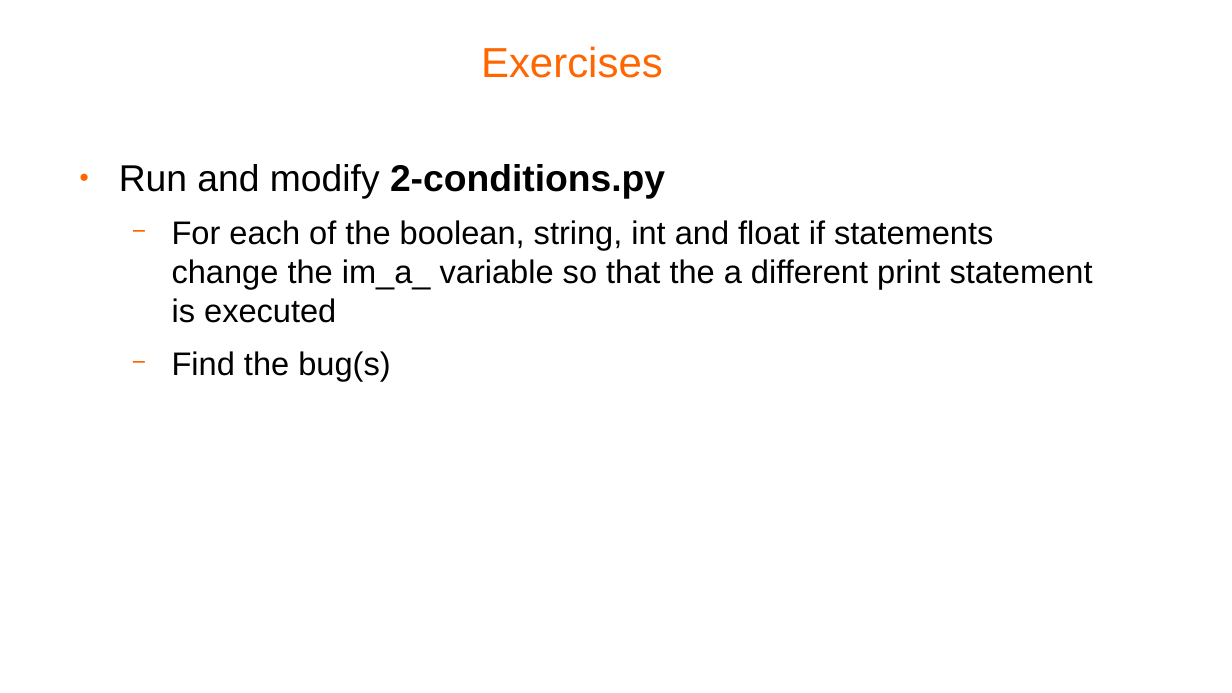
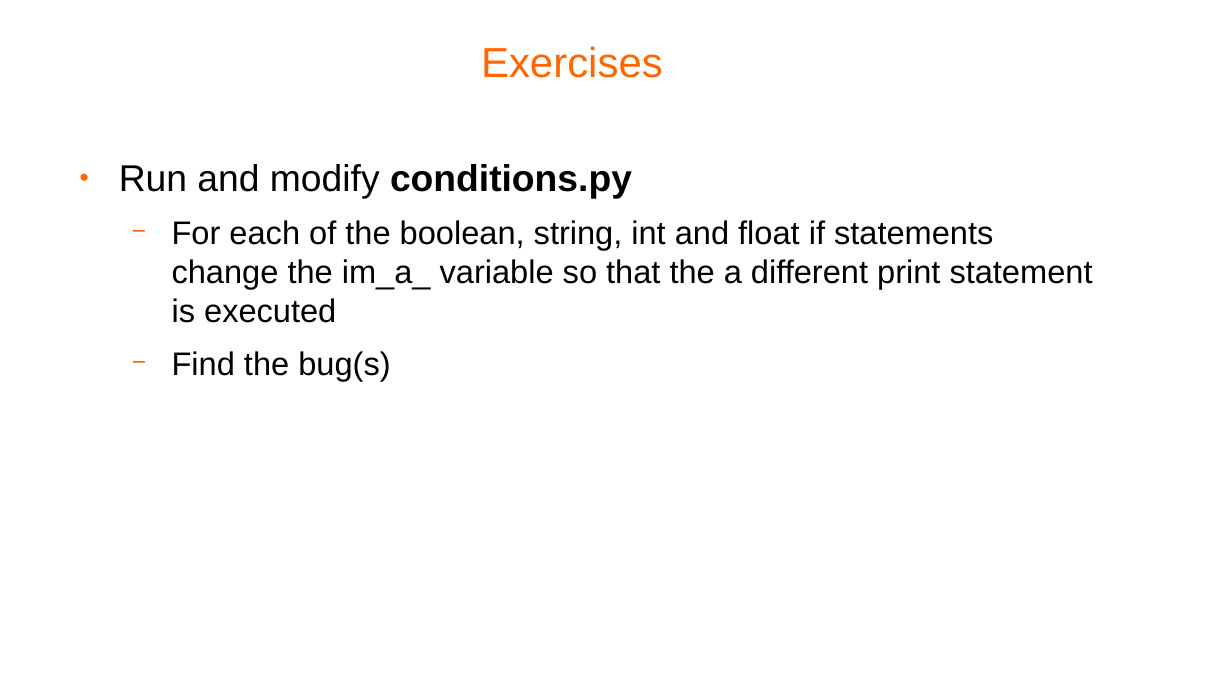
Before and after one commit to pellcorp/coding, a slide deck: slide 13 of docs/python-coding.odp. Drawn at 1232x693 pixels with LibreOffice and Linux fonts; fonts in the diff are those of the drawing; background and template pictures are left out. Boxes give left, top, right and bottom in pixels: in the first picture for what was removed or moved away, otherwise in the second. Text is boxed around its words. In the diff, an @@ line names an element or a change of style, - is before the commit and + after.

```diff
--- a/docs/python-coding.odp
+++ b/docs/python-coding.odp
@@ text at (119,164,632,199): text changed @@
-● Run and modify 2-conditions.py
+● Run and modify conditions.py
```
Also in this commit, not shown: 4 other slides changed, 1 other file.
